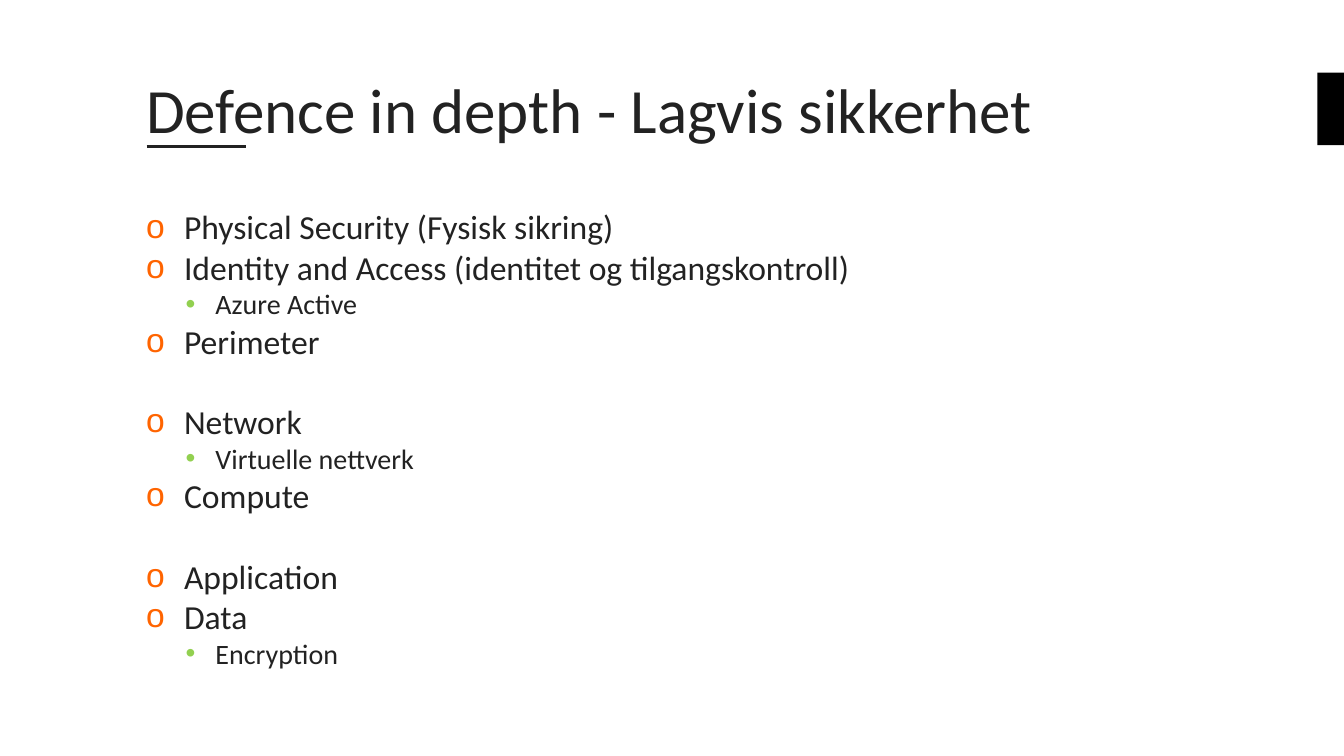
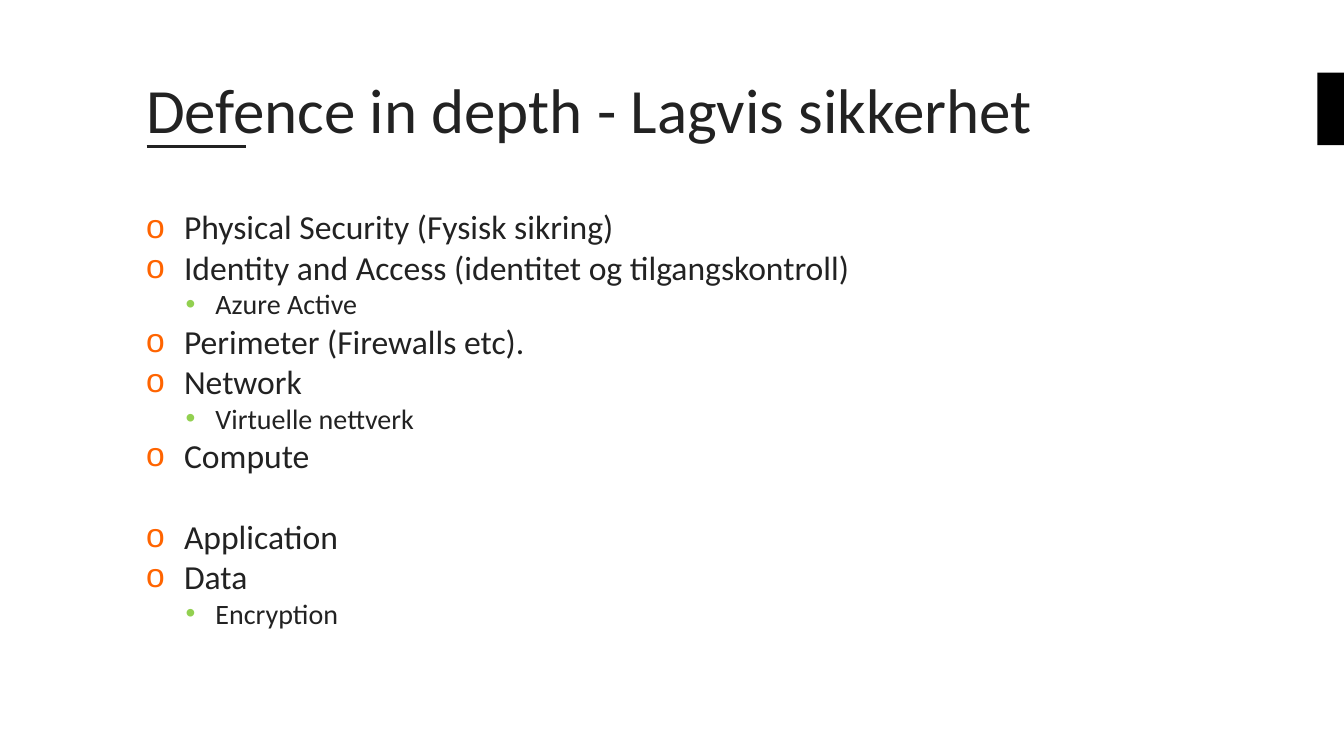
Before and after one commit to bouvet/azure-workshops, a slide deck: slide 6 of Workshop_3/Presentasjon/Azureskolen-Workshop#3.pptx. Drawn at 1344x756 pixels with LibreOffice and Linux fonts; fonts in the diff are those of the drawing; background and template pictures are left out. Boxes give left, top, right and bottom in pixels: in the first picture for what was removed or moved away, otherwise in the second. Text is boxed around its words. In the diff, an @@ line names an element or a change of style, - is before the commit and + after.

```diff
--- a/Workshop_3/Presentasjon/Azureskolen-Workshop#3.pptx
+++ b/Workshop_3/Presentasjon/Azureskolen-Workshop#3.pptx
@@ text at box(184, 329, 524, 359): text changed @@
-o Perimeter
+o Perimeter (Firewalls etc).
```
Also in this commit, not shown: 5 other slides changed, 6 other files.
